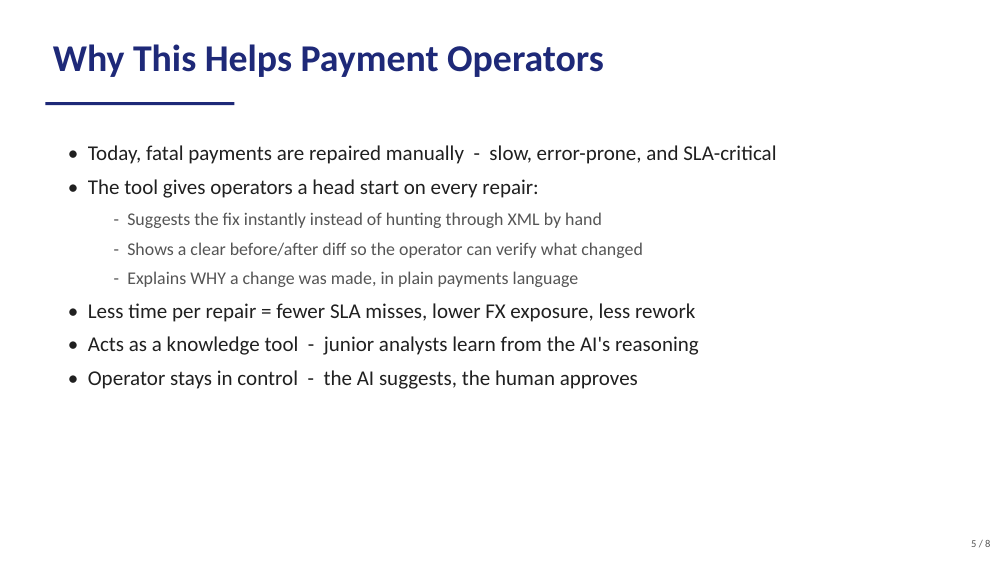
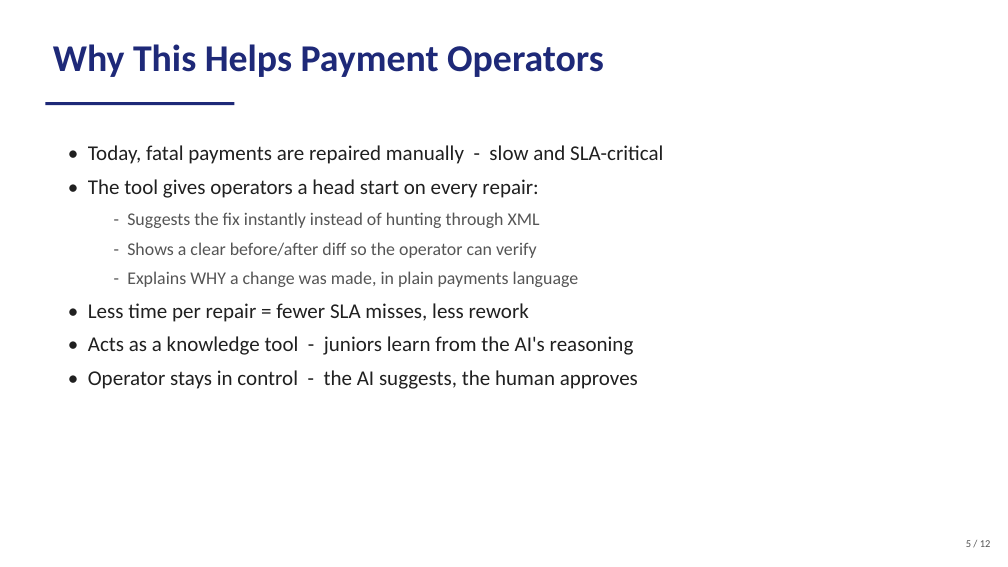
Before and after one commit to AdamJirari/Bank-Game, a slide deck: slide 5 of Galileo_Payment_Analyzer.pptx. Drawn at 1008x567 pixels with LibreOffice and Linux fonts; fonts in the diff are those of the drawing. Boxes give left, top, right and bottom in pixels: in the first picture for what was removed or moved away, otherwise in the second. Text is boxed around its words. In the diff, an @@ line names an element or a change of style, - is before the commit and + after.

```diff
--- a/Galileo_Payment_Analyzer.pptx
+++ b/Galileo_Payment_Analyzer.pptx
@@ text at (88,145,663,164): text changed @@
-• Today, fatal payments are repaired manually - slow, error-prone, and SLA-critical
+• Today, fatal payments are repaired manually - slow and SLA-critical
@@ text at (127,212,540,258): text changed @@
-  - Suggests the fix instantly instead of hunting through XML by hand
-  - Shows a clear before/after diff so the operator can verify what changed
+  - Suggests the fix instantly instead of hunting through XML
+  - Shows a clear before/after diff so the operator can verify
@@ text at (88,303,634,355): text changed @@
-• Less time per repair = fewer SLA misses, lower FX exposure, less rework
-• Acts as a knowledge tool - junior analysts learn from the AI's reasoning
+• Less time per repair = fewer SLA misses, less rework
+• Acts as a knowledge tool - juniors learn from the AI's reasoning
@@ text at (966,540,991,547): text changed @@
-5 / 8
+5 / 12
```
Also in this commit, not shown: 6 other slides changed, 4 slides added.
